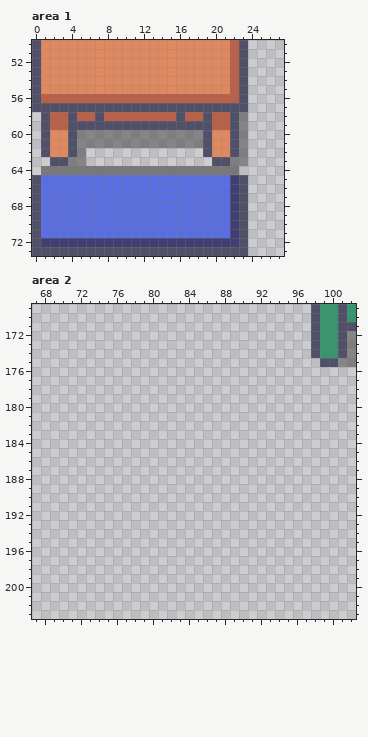
A pixel-art file gets an edit: The Art Folder/LD Elements.aseprite. That is the earlier state.
256x256 pixels, 1 frame. Shown: area 1: x 0..27, y 50..73; area 2: x 67..102, y 169..203.
And afterwards:
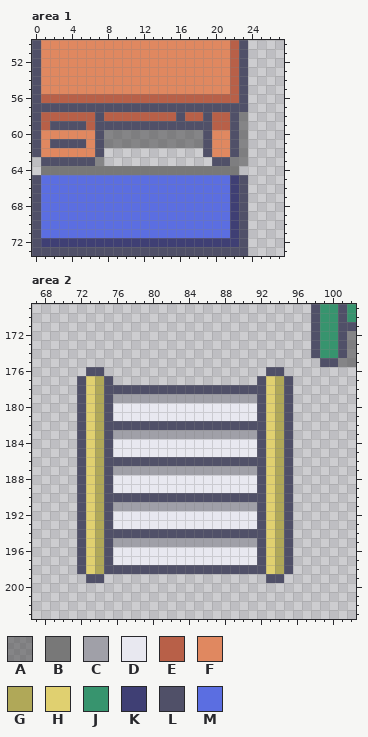
Palette (. is transparent): A #3d3d3d7f  B #787878  C #a0a0a8  D #e8e8f0  E #b86048  F #e08860  G #b0a858  H #e0d070  J #37946e  K #3f3f74  L #505068  M #5b6ee1
Commit: Camera facing stairs and fixed study table
Edits made:
Changed rows in their new state; - is an unchanged pixel.
Area 1, layer "Layer 1":
first column x 0:
58 LE--E---
59 LELL--E-
60 LF--FFFL
61 LFLL-LFL
62 LF--FFFL
63 -L--LLLA
Area 2, layer "Layer 1":
first column x 72:
176 -LL------------------LL-
177 LHGL----------------LHGL
178 LHGLLLLLLLLLLLLLLLLLLHGL
179 LHGLCCCCCCCCCCCCCCCCLHGL
180 LHGLDDDDDDDDDDDDDDDDLHGL
181 LHGLDDDDDDDDDDDDDDDDLHGL
182 LHGLLLLLLLLLLLLLLLLLLHGL
183 LHGLCCCCCCCCCCCCCCCCLHGL
184 LHGLDDDDDDDDDDDDDDDDLHGL
185 LHGLDDDDDDDDDDDDDDDDLHGL
186 LHGLLLLLLLLLLLLLLLLLLHGL
187 LHGLCCCCCCCCCCCCCCCCLHGL
188 LHGLDDDDDDDDDDDDDDDDLHGL
189 LHGLDDDDDDDDDDDDDDDDLHGL
190 LHGLLLLLLLLLLLLLLLLLLHGL
191 LHGLCCCCCCCCCCCCCCCCLHGL
192 LHGLDDDDDDDDDDDDDDDDLHGL
193 LHGLDDDDDDDDDDDDDDDDLHGL
194 LHGLLLLLLLLLLLLLLLLLLHGL
195 LHGLCCCCCCCCCCCCCCCCLHGL
196 LHGLDDDDDDDDDDDDDDDDLHGL
197 LHGLDDDDDDDDDDDDDDDDLHGL
198 LHGLLLLLLLLLLLLLLLLLLHGL
199 -LL------------------LL-
Changed places in both pictures, as pixel boxes (x1, y1, x2, y2):
changed: (32, 112, 104, 166)
added: (77, 367, 293, 583)
